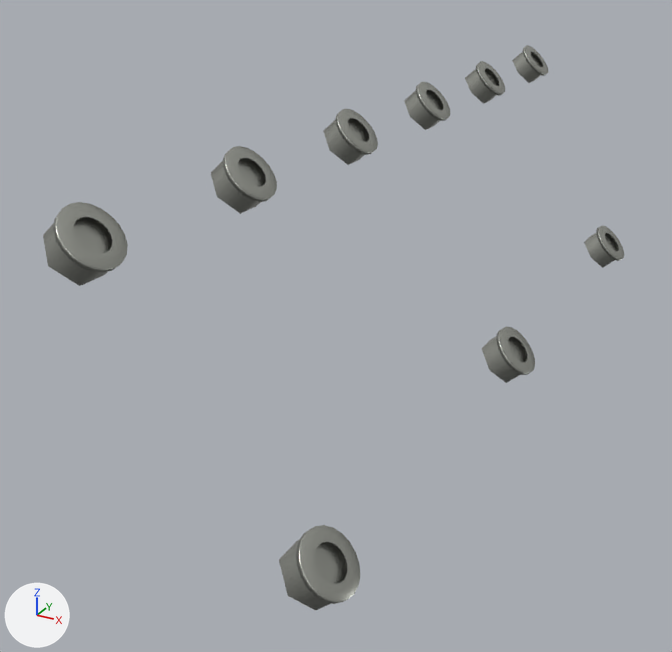
One commit to the glTF model public/parts/valve-cover-nuts-lower-left.glb: the scene before it, then after it.
Before and after are seen from a 50 mm camera at (-204.0, -305.0, 39.0) aimed at (-341.0, -55.0, -86.0). Arrows for +X, +Y and +Z are at lower left; the lights stay in place. The first picture is the older version.
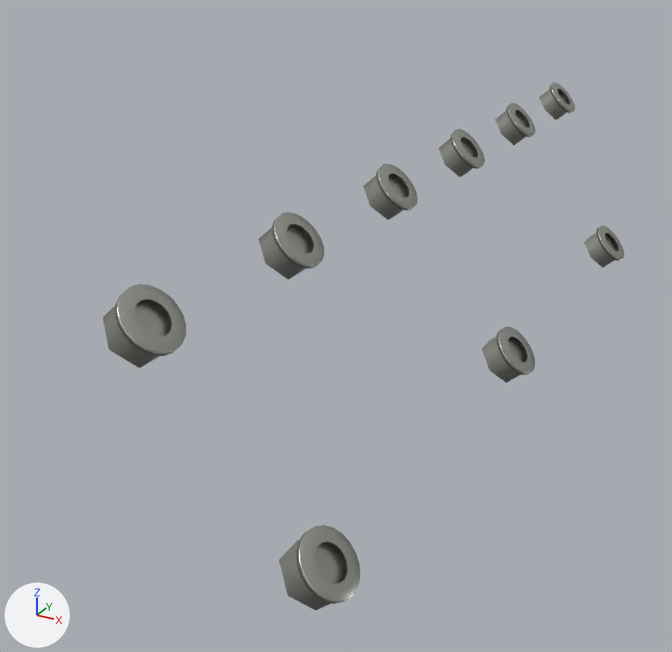
Pixel boxes [x1, y1, x2, y2] of what changed, in the pictures (672 x 652 px):
'Mesh_0.008', moved
    before: [43, 202, 128, 286]
    after: [279, 525, 360, 610]
'Mesh_0.007', moved
    before: [279, 525, 360, 610]
    after: [103, 284, 186, 368]
'Mesh_0.006', moved
    before: [211, 146, 277, 214]
    after: [259, 212, 324, 279]
'Mesh_0.005', moved
    before: [323, 109, 378, 165]
    after: [482, 326, 535, 383]
'Mesh_0.004', moved
    before: [482, 326, 535, 383]
    after: [363, 164, 418, 220]
'Mesh_0.003', moved
    before: [404, 82, 451, 130]
    after: [439, 129, 485, 177]
'Mesh_0.002', moved
    before: [465, 61, 505, 104]
    after: [584, 225, 624, 268]
'Mesh_0.001', moved
    before: [584, 225, 624, 268]
    after: [495, 103, 535, 145]
'Mesh_0', moved
    before: [512, 45, 548, 83]
    after: [539, 82, 575, 120]

Edits to the bpy script that builds the scene:
```text
Change ob_mesh_0:
    ob_mesh_0.location: (-338.6, 125.0, -23.2) -> (-324.5, 125.0, -38.77)
Change ob_mesh_0_001:
    ob_mesh_0_001.location: (-282.9, 66.2, -84.74) -> (-324.5, 66.2, -38.77)
Change ob_mesh_0_002:
    ob_mesh_0_002.location: (-338.6, 66.2, -23.2) -> (-282.9, 66.2, -84.74)
Change ob_mesh_0_003:
    ob_mesh_0_003.location: (-338.6, 7.4, -23.2) -> (-324.5, 7.4, -38.77)
Change ob_mesh_0_004:
    ob_mesh_0_004.location: (-282.9, -51.4, -84.74) -> (-324.5, -51.4, -38.77)
Change ob_mesh_0_005:
    ob_mesh_0_005.location: (-338.6, -51.4, -23.2) -> (-282.9, -51.4, -84.74)
Change ob_mesh_0_006:
    ob_mesh_0_006.location: (-338.6, -110.2, -23.2) -> (-324.5, -110.2, -38.77)
Change ob_mesh_0_007:
    ob_mesh_0_007.location: (-282.9, -169.0, -84.74) -> (-324.5, -169.0, -38.77)
Change ob_mesh_0_008:
    ob_mesh_0_008.location: (-338.6, -169.0, -23.2) -> (-282.9, -169.0, -84.74)
```
